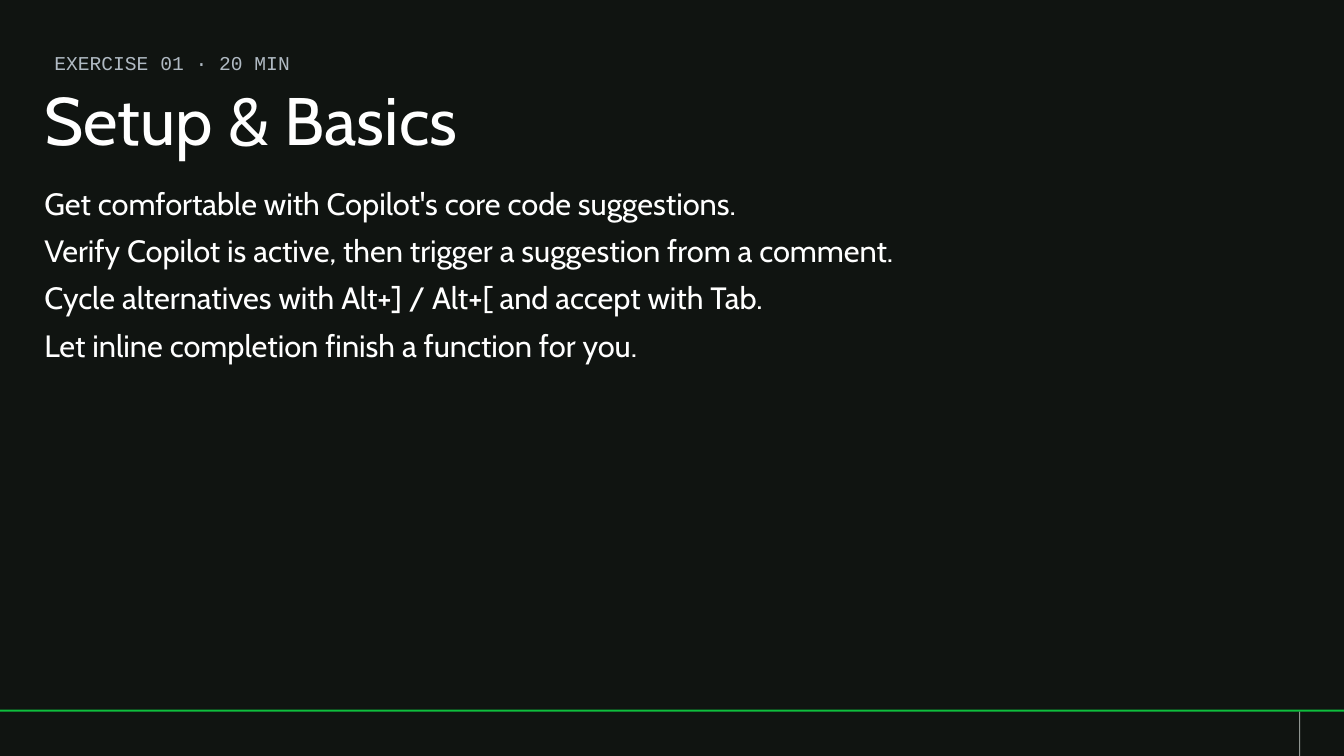
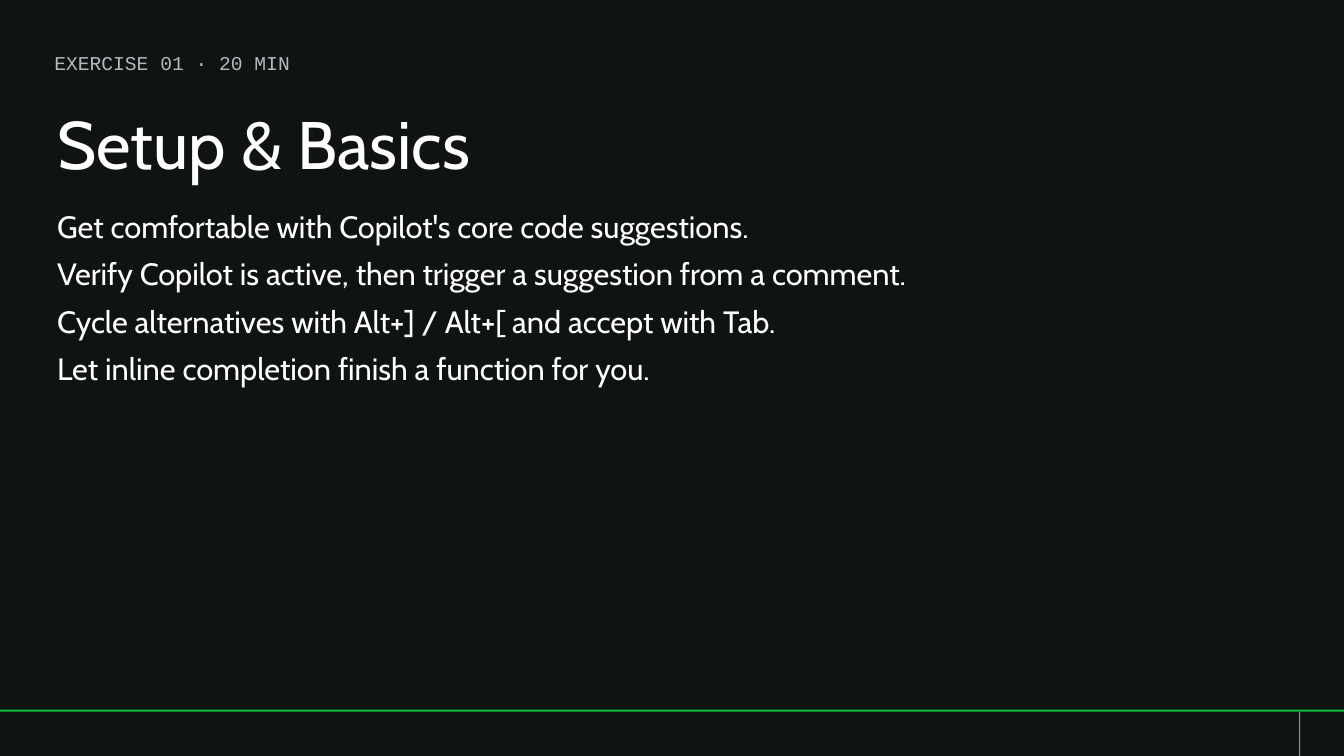
Before and after one commit to abhi-singhs/github-copilot-workshop, a slide deck: slide 8 of resources/github-copilot-workshop.pptx. Drawn at 1344x756 pixels with LibreOffice and Linux fonts; fonts in the diff are those of the drawing; background and template pictures are left out. Boxes give left, top, right and bottom in pixels: in the first picture for what was removed or moved away, otherwise in the second. Text is boxed around its words. In the diff, an @@ line names an element or a change of style, - is before the commit and + after.

```diff
--- a/resources/github-copilot-workshop.pptx
+++ b/resources/github-copilot-workshop.pptx
@@ title "Setup & Basics": place and size @@
-title "Setup & Basics" at (44, 97, 458, 161)
+title "Setup & Basics" at (57, 121, 470, 184)
@@ text "Get comfortable with Copilot's core ...": place and size @@
-text "Get comfortable with Copilot's core ..." at (44, 192, 893, 363)
+text "Get comfortable with Copilot's core ..." at (57, 215, 906, 387)
```
Also in this commit, not shown: 1 other slide changed.
